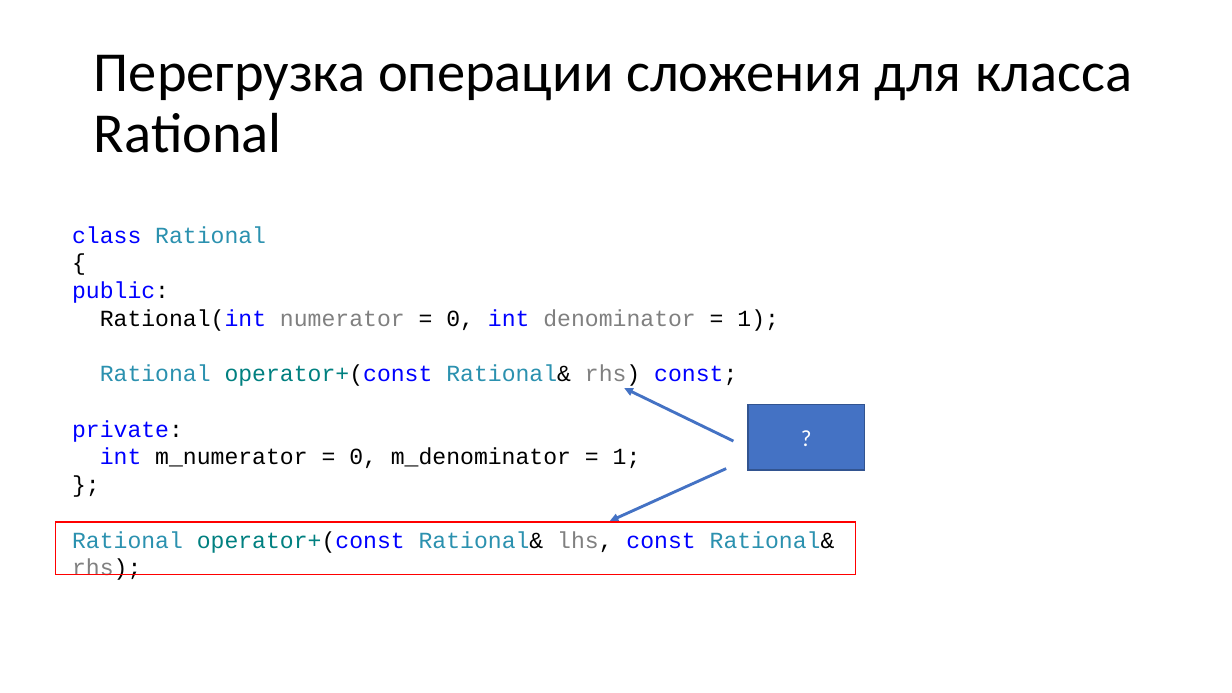
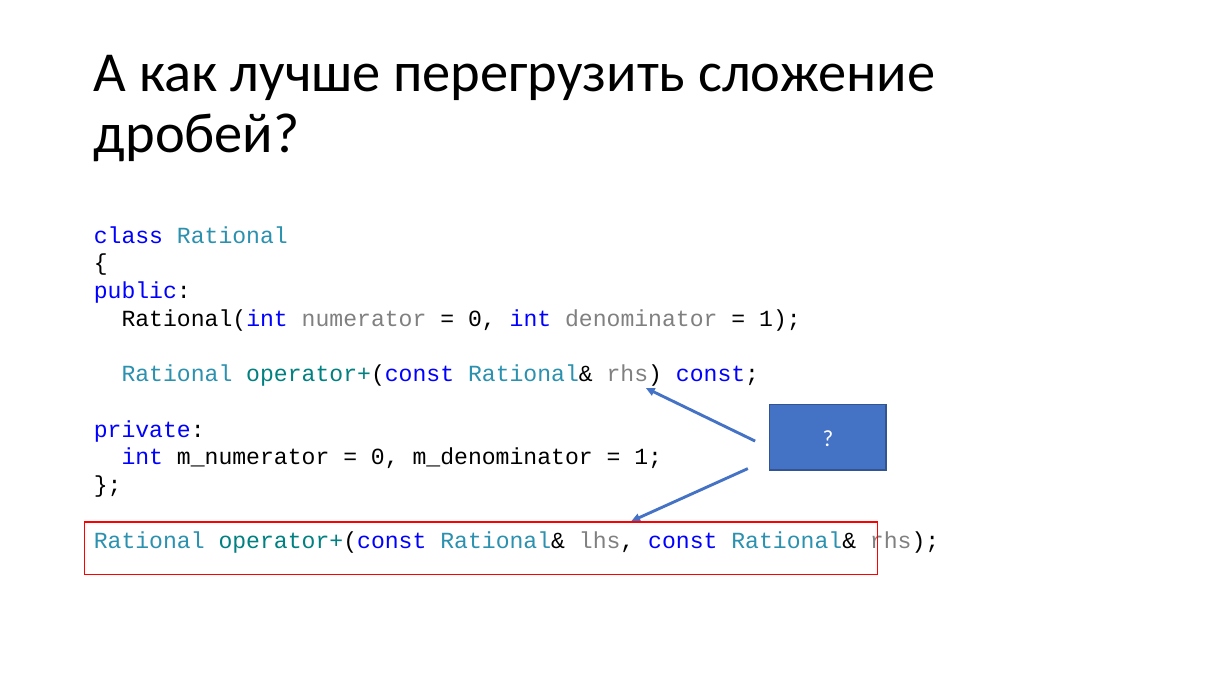
Before and after one commit to alexey-malov/oop, a slide deck: slide 18 of lectures/04/Дружественные функции и классы. Перегрузка операций.pptx (slide 30 before the commit). Drawn at 1232x693 pixels with LibreOffice and Linux fonts; fonts in the diff are those of the drawing. Boxes give left, top, right and bottom in pixels: in the first picture for what was removed or moved away, otherwise in the second. Text is boxed around its words. In the diff, an @@ line names an element or a change of style, - is before the commit and + after.

```diff
--- a/lectures/04/Дружественные функции и классы. Перегрузка операций.pptx
+++ b/lectures/04/Дружественные функции и классы. Перегрузка операций.pptx
@@ title at [94, 54, 935, 162]: text changed @@
-Перегрузка операции сложения для класса Rational
+А как лучше перегрузить сложение дробей?
@@ text "class Rational" rewrapped from [72, 226, 835, 580] to [94, 226, 939, 555] @@
@@ 2 arrows, 1 rectangle: place and size @@
-2 arrows, 1 rectangle at [610, 388, 865, 521]
+2 arrows, 1 rectangle at [631, 388, 886, 521]
@@ rectangle: place and size @@
-rectangle at [55, 522, 856, 575]
+rectangle at [85, 522, 878, 575]
```
Also in this commit, not shown: 27 other slides changed, 6 slides added, 17 slides removed.
